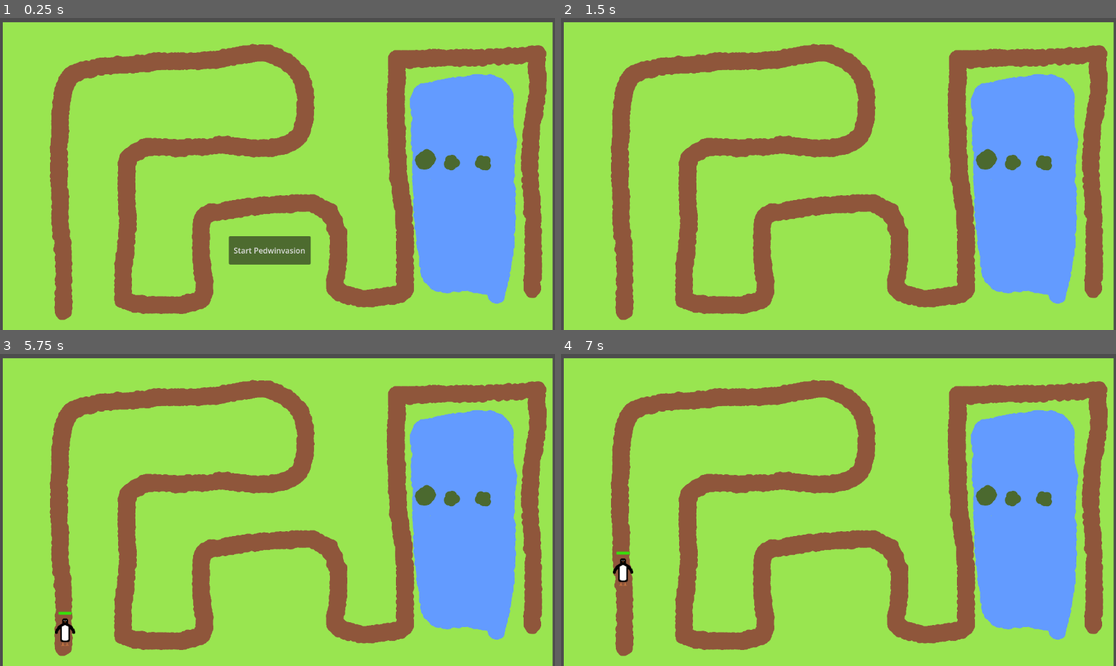
Above: before the commit, frames 1-4 (two rows, left to right).
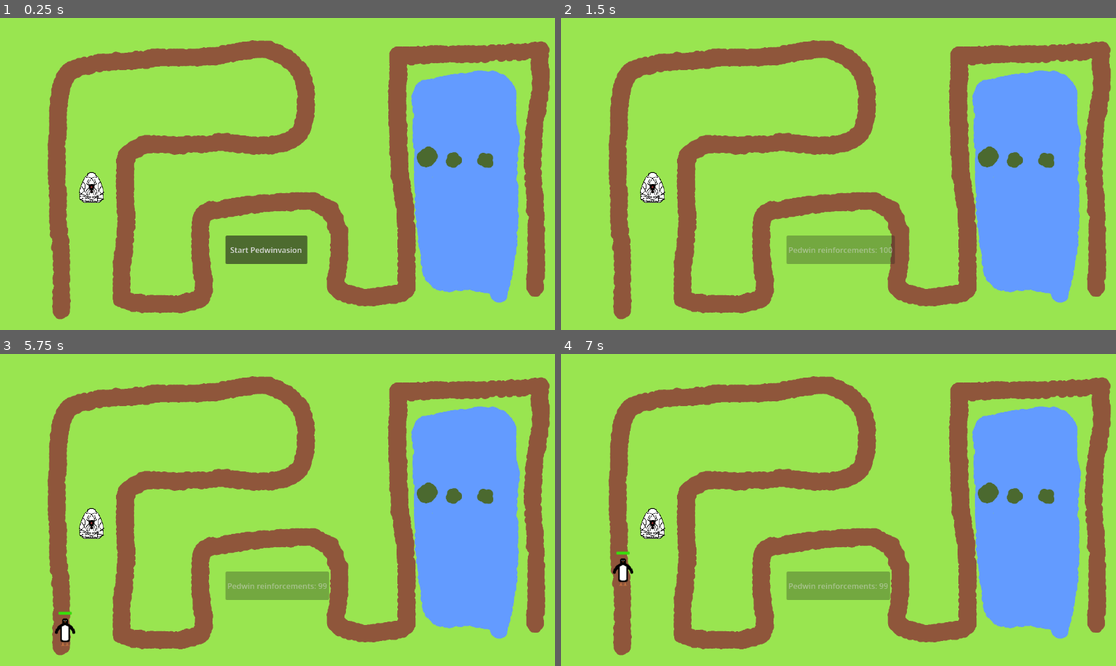
Above: after the commit, the same moments.

Repository: CrimsonCloak/pedwin
Game: Godot game, scene res://Scenes/demogame.tscn
The game is run twice, just before and just after one commit, with the same random seed, the same clock (stepped at 60 frames per second) and the same inputs.
Inputs (mouse positions are in pixels of both pictures, inside the frame that each line leads up to):
- Up to frame 1 (0.25 s): no input
- Up to frame 2 (1.5 s): click "Start Pedwinvasion" at 0.5 s; tap Enter at 1.25 s; move the mouse to (960, 158) at 1.27 s; click (960, 158) at 1.42 s
- Up to frame 3 (5.75 s): tap Space at 2, 3.5, 5 s; move the mouse to (166, 525) at 2.02 s; click (166, 525) at 2.17 s; tap Enter at 2.75, 4.25 s; move the mouse to (333, 441) at 2.77 s; click (333, 441) at 2.92 s; move the mouse to (249, 572) at 3.52 s; click (249, 572) at 3.67 s; move the mouse to (444, 556) at 4.27 s; click (444, 556) at 4.42 s; move the mouse to (111, 463) at 5.02 s; click (111, 463) at 5.17 s
- Up to frame 4 (7 s): move the mouse to (866, 510) at 5.77 s; click (866, 510) at 5.92 s; move the mouse to (755, 432) at 6.52 s; click (755, 432) at 6.67 s

The runs differ from the first frame. In frame 1, 10% of the frame differs, in the area x 0-100%, y 0-100%; in frame 2, 12%; in frame 3, 12%; in frame 4, 12%.

Commit message:
Batch work - detecting Pedwin in range

Diff:
--- a/Scenes/demogame.tscn
+++ b/Scenes/demogame.tscn
@@ -2,19 +2,20 @@
 
 [ext_resource type="Script" uid="uid://cur77xedsl4gn" path="res://Scripts/game.gd" id="1_u22c3"]
 [ext_resource type="Texture2D" uid="uid://cd1km3f1i5gd" path="res://Assets/Background.png" id="2_8vyj5"]
+[ext_resource type="PackedScene" uid="uid://dkw5vly58pql7" path="res://Scenes/spodr_cocoon.tscn" id="3_8vyj5"]
 
 [sub_resource type="Curve2D" id="Curve2D_qxrlw"]
 _data = {
-"points": PackedVector2Array(0, 0, 0, 0, 136, 593, 0, 0, 0, 0, 120, 279, 0, 0, 0, 0, 141, 119, 0, 0, 0, 0, 213, 102, 0, 0, 0, 0, 279, 91, 0, 0, 0, 0, 564, 79, 0, 0, 0, 0, 614, 100, 0, 0, 0, 0, 625, 244, 0, 0, 0, 0, 534, 270, 0, 0, 0, 0, 418, 266, 0, 0, 0, 0, 268, 284, 0, 0, 0, 0, 257, 586, 0, 0, 0, 0, 345, 596, 0, 0, 0, 0, 421, 580, 0, 0, 0, 0, 421, 406, 0, 0, 0, 0, 560, 389, 0, 0, 0, 0, 683, 400, 0, 0, 0, 0, 698, 459, 0, 0, 0, 0, 695, 559, 0, 0, 0, 0, 763, 583, 0, 0, 0, 0, 836, 571, 0, 0, 0, 0, 826, 89, 0, 0, 0, 0, 1112, 75, 0, 0, 0, 0, 1102, 312, 0, 0, 0, 0, 1105, 432, 0, 0, 0, 0, 1106, 571)
+"points": PackedVector2Array(0, 0, 0, 0, 136, 593, 0, 0, 0, 0, 120, 279, 0, 0, 0, 0, 133, 116, 0, 0, 0, 0, 213, 102, 0, 0, 0, 0, 279, 91, 0, 0, 0, 0, 547, 62, 0, 0, 0, 0, 614, 100, 0, 0, 0, 0, 625, 244, 0, 0, 0, 0, 534, 270, 0, 0, 0, 0, 418, 266, 0, 0, 0, 0, 267, 270, 0, 0, 0, 0, 257, 586, 0, 0, 0, 0, 345, 596, 0, 0, 0, 0, 421, 580, 0, 0, 0, 0, 421, 406, 0, 0, 0, 0, 560, 389, 0, 0, 0, 0, 683, 400, 0, 0, 0, 0, 698, 459, 0, 0, 0, 0, 695, 559, 0, 0, 0, 0, 763, 583, 0, 0, 0, 0, 848, 561, 0, 0, 0, 0, 831, 338, 0, 0, 0, 0, 829, 73, 0, 0, 0, 0, 1118, 70, 0, 0, 0, 0, 1106, 306, 0, 0, 0, 0, 1116, 423, 0, 0, 0, 0, 1113, 570)
 }
-point_count = 26
+point_count = 27
 
 [node name="Game" type="Node2D" unique_id=1903733899]
 script = ExtResource("1_u22c3")
 
 [node name="Background" type="Sprite2D" parent="." unique_id=1396405459]
-position = Vector2(576.6667, 330)
-scale = Vector2(0.59444445, 0.59444445)
+position = Vector2(577, 325)
+scale = Vector2(0.6009259, 0.6009259)
 texture = ExtResource("2_8vyj5")
 
 [node name="Path2D" type="Path2D" parent="." unique_id=1841170749]
@@ -24,8 +25,11 @@
 wait_time = 5.0
 
 [node name="StartButton" type="Button" parent="." unique_id=307434285]
-offset_left = 475.0
-offset_top = 453.0
-offset_right = 645.0
-offset_bottom = 512.0
+offset_left = 468.0
+offset_top = 452.0
+offset_right = 638.0
+offset_bottom = 511.0
 text = "Start Pedwinvasion"
+
+[node name="SpodrCocoon" parent="." unique_id=1468247977 instance=ExtResource("3_8vyj5")]
+position = Vector2(190, 352)
--- /dev/null
+++ b/Scenes/spodr_cocoon.gd
@@ -0,0 +1,45 @@
+extends Node2D
+
+var cd_timer: Timer
+var pedwin_in_range: bool
+var targetedPedwin: PathFollow2D
+# Called when the node enters the scene tree for the first time.
+func _ready() -> void:
+	cd_timer = $Timer
+
+# Called every frame. 'delta' is the elapsed time since the previous frame.
+func _process(delta: float) -> void:
+	pedwin_in_range = detect_pedwin()
+	print("Pedwin in range:" + str(pedwin_in_range))
+	if pedwin_in_range == true:
+		attack_enemy(targetedPedwin)
+
+func attack_enemy(target):
+	if not cd_timer.is_stopped() && pedwin_in_range == true:
+		return # We are still on cooldown
+	# Do ability stuff here
+	print("Attack Pedwin!")
+	cd_timer.start()
+
+func detect_pedwin() -> bool:
+	# Detect a collision with a PathFollow2D (AKA Pedwin enemy)
+	# Get all bodies inside Area2D
+	var bodies = $Area2D.get_overlapping_areas()
+
+	if not bodies.is_empty():
+		# Filter them on Pedwins, which are always PathFollow2D.
+		print("Penguins in bodies: "+ str(bodies))
+		var pedwins: Array[PathFollow2D]
+		for body in bodies:
+				pedwins.append(body.get_parent())
+		print(pedwins)
+		# Get the furthest Pedwin along the path, and set it as the targeted Pedwin
+		# Loop over pedwins and select the one furthest along the path
+		var furthest_pedwin_distance = 0
+		for pedwin in pedwins:
+			if pedwin.progress > furthest_pedwin_distance:
+				furthest_pedwin_distance = pedwin.progress
+				targetedPedwin = pedwin
+			return true
+	return false
+	# Return
--- /dev/null
+++ b/Scenes/spodr_cocoon.tscn
@@ -0,0 +1,24 @@
+[gd_scene format=3 uid="uid://dkw5vly58pql7"]
+
+[ext_resource type="Script" uid="uid://28lqxkvw772d" path="res://Scenes/spodr_cocoon.gd" id="1_7nus5"]
+[ext_resource type="Texture2D" uid="uid://bpiimr5fu80t" path="res://Assets/Spodr/Cocoon_goal.png" id="1_s0vxa"]
+
+[sub_resource type="CircleShape2D" id="CircleShape2D_dmjp0"]
+radius = 116.01724
+
+[node name="SpodrCocoon" type="Node2D" unique_id=1468247977]
+script = ExtResource("1_7nus5")
+
+[node name="Sprite2D" type="Sprite2D" parent="." unique_id=924474797]
+texture = ExtResource("1_s0vxa")
+
+[node name="Area2D" type="Area2D" parent="." unique_id=183419809]
+
+[node name="AttackRange" type="CollisionShape2D" parent="Area2D" unique_id=994752728]
+shape = SubResource("CircleShape2D_dmjp0")
+debug_color = Color(0.7909608, 0.32397082, 0.7167154, 0.41960785)
+
+[node name="Timer" type="Timer" parent="." unique_id=71211925]
+wait_time = 2.0
+one_shot = true
+autostart = true
--- a/Scripts/game.gd
+++ b/Scripts/game.gd
@@ -4,15 +4,40 @@
 var pedwin_prefab: PackedScene = preload("res://Scenes/pedwin.tscn")
 @onready var path: Path2D = $Path2D
 @onready var button: Button = $StartButton
-
+var pedwin_wave_size: int
 # Called when the node enters the scene tree for the first time.
 func _ready():
 	button.pressed.connect (_button_pressed)
+	pedwin_wave_size = 100
 
 func _button_pressed():
 	$SpawnTimer.timeout.connect(spawn_enemy)
 	$SpawnTimer.start()
-	button.queue_free()
+	set_pedwin_wave_text(pedwin_wave_size)
+	button.disabled = true
 
 func spawn_enemy():
 	path.add_child(pedwin_prefab.instantiate())
+	pedwin_wave_size -= 1
+	set_pedwin_wave_text(pedwin_wave_size)
+	if pedwin_wave_size == 0:
+		$SpawnTimer.stop()
+		set_victory_text()
+		play_victory_music()
+
+func set_pedwin_wave_text(wave_size_remaining):
+	button.text = "Pedwin reinforcements: %d" % wave_size_remaining
+
+
+func set_victory_text():
+	button.text = "All reinforcements beat!"
+	# Set button to do a different function!
+	button.pressed.connect (level_completed)
+	button.disabled = false
+
+func level_completed():
+	get_tree().quit() # TODO: replace with main menu return function
+
+
+func play_victory_music():
+	pass
Binary file added: Assets/Spodr/Cocoon_goal.png
Not shown, added: Assets/Spodr/Cocoon_goal.png.import
Not shown, added: Scenes/spodr_cocoon.gd.uid
